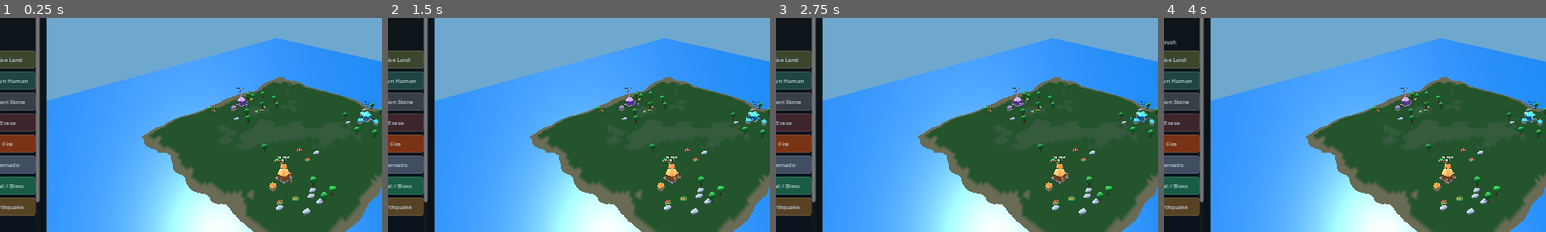
Above: before the commit, frames 1-4 (left to right).
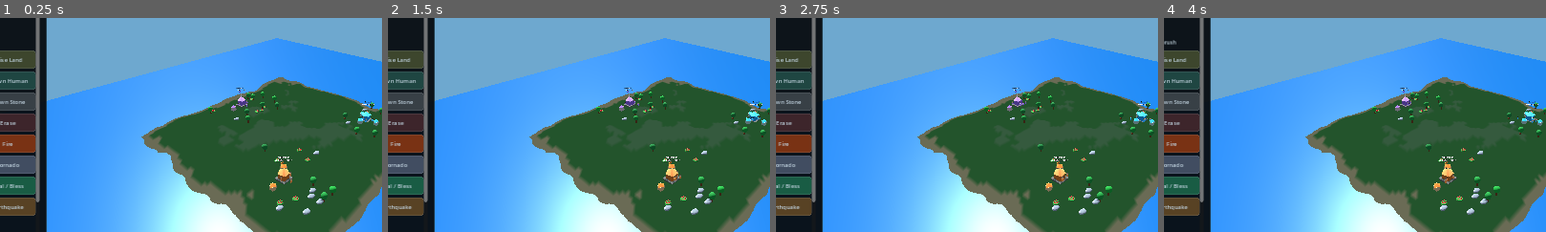
Above: after the commit, the same moments.

Repository: yoimdoingstuff/citysandbox
Game: Godot game, scene res://main.tscn
Two runs of this game, one before a commit and one after it. Both use one fixed random seed, a clock stepped at 60 frames per second and the inputs below.
Inputs:
- Up to frame 1 (0.25 s): no input
- Up to frame 2 (1.5 s): click "Launch Missile" at 0.5 s; click "Launch Missile" at 1.25 s
- Up to frame 3 (2.75 s): click "Select City" at 2 s
- Up to frame 4 (4 s): click "Raise Land" at 2.75 s; click "Lower Land" at 3.5 s
The pictures show only the part of the screen within x 12-62%, y 23-73%; the shares and areas given below are measured in that part.

The runs differ from the first frame. In frame 1, less than 0.1% of the frame differs, in the area x 62-98%, y 33-68%; in frame 2, less than 0.1%; in frame 3, less than 0.1%; in frame 4, less than 0.1%.

Commit message:
Show city development stage in world labels and inspector

Diff:
--- a/main.gd
+++ b/main.gd
@@ -2033,15 +2033,16 @@
 		var tool_names: Dictionary = {"select": "Select and inspect cities", "raise": "Raise terrain with the brush", "lower" …(582 unchanged characters)…
 		tool_label.text = "Active: %s" % str(tool_names.get(tool_mode, tool_mode))
 	for city_index in range(cities.size()):
+		cities[city_index]["population"] = _city_population(city_index)
+		var stage: int = int(cities[city_index].get("stage", 0))
 		if is_instance_valid(cities[city_index]["label"]):
-			cities[city_index]["population"] = _city_population(city_index)
-			cities[city_index]["label"].text = "%s\nPOP %d" % [cities[city_index]["name"], int(cities[city_index]["population"])]
+			cities[city_index]["label"].text = "%s\n%s | POP %d" % [cities[city_index]["name"], _city_stage_name(stage), int(cities[city_index]["population"])]
 	if is_instance_valid(city_info_label):
 		if selected_city >= 0 and selected_city < cities.size():
 			var city: Dictionary = cities[selected_city]
 			var owner_id: int = int(city["owner"])
 			var owner_name: String = cities[owner_id]["name"] if owner_id >= 0 and owner_id < cities.size() else city["name"]
-			city_info_label.text = "SELECTED  %s\nPOPULATION  %d\nOWNER  %s\nFOOD  %d   WOOD  %d   STONE  %d" % [city["name"], _city_population(selected_city), owner_name, int(city["food"]), int(city["wood"]), int(city["stone"])]
+			city_info_label.text = "SELECTED  %s\nDEVELOPMENT  %s\nPOPULATION  %d\nOWNER  %s\nFOOD  %d   WOOD  %d   STONE  %d" % [city["name"], _city_stage_name(int(city.get("stage", 0))), _city_population(selected_city), owner_name, int(city["food"]), int(city["wood"]), int(city["stone"])]
 		else:
 			city_info_label.text = "Select a city to view its people, resources and owner."
 	if is_instance_valid(control_button):
